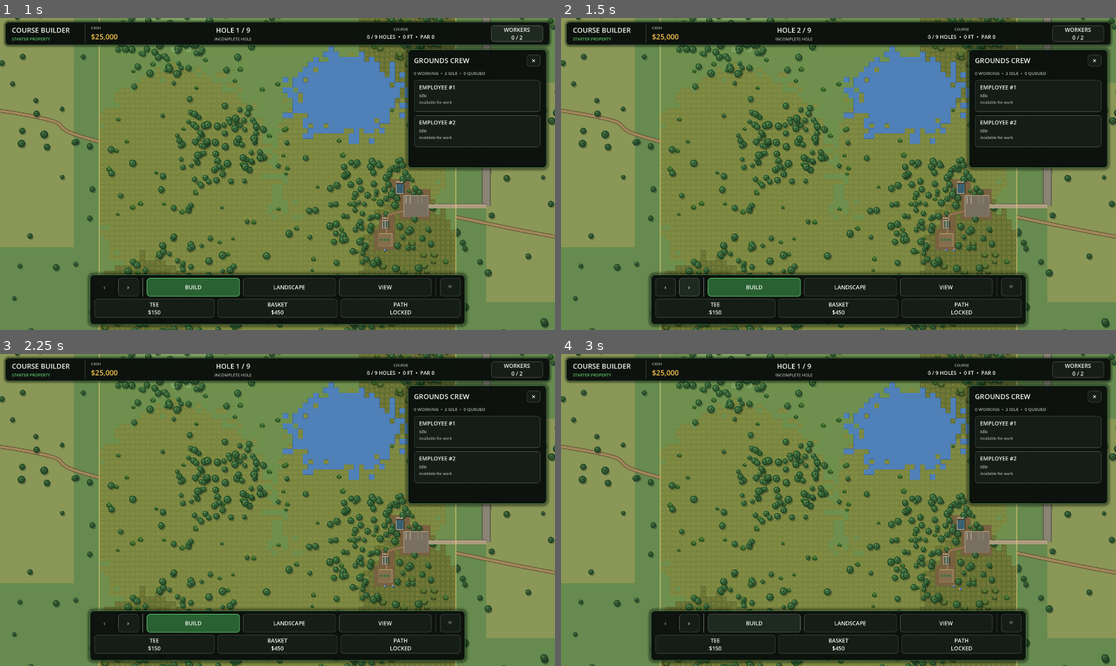
Above: before the commit, frames 1-4 (two rows, left to right).
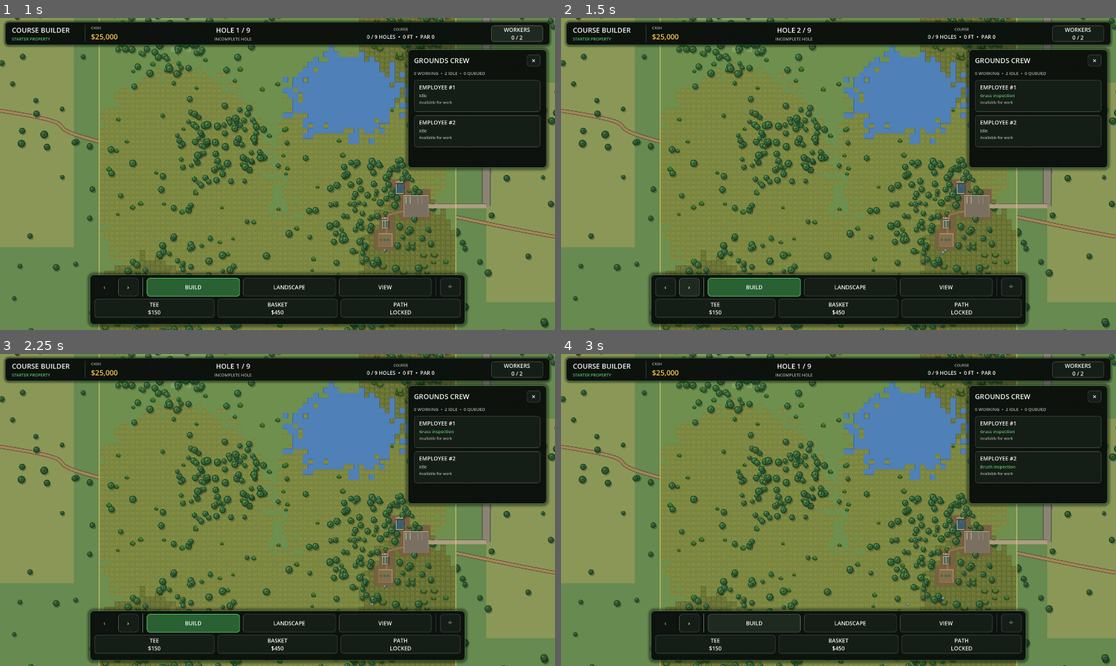
Above: after the commit, the same moments.

Repository: jmessierdg/disc-golf-empire
Game: Godot game, scene res://Main.tscn
Two runs of this game, one before a commit and one after it. Both use one fixed random seed, a clock stepped at 60 frames per second and the inputs below.
Inputs:
- Up to frame 1 (1 s): click "WORKERS 0 / 2" at 0.5 s
- Up to frame 2 (1.5 s): click "›" at 1.25 s
- Up to frame 3 (2.25 s): click "‹" at 2 s
- Up to frame 4 (3 s): click "BUILD" at 2.75 s

Frame 1 is identical in both runs. In frame 2, less than 0.1% of the frame differs, in the area x 68-82%, y 24-76%; in frame 3, less than 0.1%; in frame 4, 0.1%, in the area x 62-82%, y 24-81%.

Commit message:
Update job_manager.gd

Diff:
--- a/job_manager.gd
+++ b/job_manager.gd
@@ -154,6 +154,11 @@
 		"position": get_maintenance_local_position(),
 		"wander_wait": float(next_worker_id) * 1.2,
 		"wander_destination": get_maintenance_local_position(),
+		"inspection_type": "",
+		"inspection_target": Vector2.ZERO,
+		"observation": "",
+		"observation_cell": Vector2i(-1, -1),
+		"observation_cooldown": 0.0,
 		"movement_path": [],
 		"movement_index": 0,
 
@@ -200,6 +205,7 @@
 
 		var phase: String = str(worker.get("state", WORKER_IDLE))
 		if phase == WORKER_IDLE:
+			worker["observation_cooldown"] = maxf(0.0, float(worker.get("observation_cooldown", 0.0)) - delta)
 			process_idle_wander(worker, delta)
 			continue
 		if phase == WORKER_RETURNING:
@@ -493,22 +499,107 @@
 
 
 func process_idle_wander(worker: Dictionary, delta: float) -> void:
+	# Workers inspect meaningful locations throughout the owned property.
+	# Inspections are informational: never create a job or modify terrain.
 	var waiting: float = float(worker.get("wander_wait", 0.0))
 	if waiting > 0.0:
 		worker["wander_wait"] = maxf(0.0, waiting - delta)
 		return
 	if worker.get("movement_path", []).is_empty():
-		var home: Vector2 = get_maintenance_local_position()
-		var rng: RandomNumberGenerator = RandomNumberGenerator.new()
-		rng.seed = int(worker["id"]) * 971 + int(Time.get_ticks_msec() / 5000)
-		var target: Vector2 = home + Vector2(rng.randf_range(-70.0, 70.0), rng.randf_range(-70.0, 70.0))
-		if not set_worker_route(worker, target):
-			worker["wander_wait"] = 3.0
-			return
+		if not choose_inspection_destination(worker):
+			worker["wander_wait"] = 4.0
+		return
 	if follow_worker_route(worker, delta):
 		worker["movement_path"] = []
 		worker["movement_index"] = 0
-		worker["wander_wait"] = 2.5 + float(worker["id"]) * 0.7
+		complete_worker_inspection(worker)
+		worker["wander_wait"] = 5.0 + float(worker["id"]) * 1.3
+
+
+func choose_inspection_destination(worker: Dictionary) -> bool:
+	if property_manager == null:
+		return false
+	var rng := RandomNumberGenerator.new()
+	rng.seed = int(worker["id"]) * 104729 + int(Time.get_ticks_msec() / 11000)
+	var choices: Array = []
+	# The sampled destinations cover the entire property, but favor
+	# places where vegetation or mowing may actually need attention.
+	for i in range(16):
+		var cell := Vector2i(rng.randi_range(2, property_manager.PROPERTY_GRID_WIDTH - 3), rng.randi_range(2, property_manager.PROPERTY_GRID_HEIGHT - 3))
+		var terrain_type: int = int(property_manager.terrain[cell.y][cell.x])
+		if terrain_type == property_manager.WATER:
+			continue
+		var kind := "Property patrol"
+		var weight := 1
+		if terrain_type == property_manager.TALL_GRASS or terrain_type == property_manager.ROUGH:
+			kind = "Grass inspection"
+			weight = 4
+		elif terrain_type == property_manager.WILD_GRASS:
+			kind = "Brush inspection"
+			weight = 4
+		else:
+			for tree_pos in property_manager.trees:
+				if tree_pos.distance_squared_to(property_manager.cell_to_world_center(cell)) < 110.0 * 110.0:
+					kind = "Woodland inspection"
+					weight = 3
+					break
+		choices.append({"cell": cell, "kind": kind, "weight": weight})
+	# Occasionally visit the facilities between inspections.
+	if rng.randf() < 0.18:
+		var home: Vector2 = get_maintenance_local_position()
+		if set_worker_route(worker, home):
+			worker["inspection_type"] = "Facility check"
+			worker["inspection_target"] = home
+			return true
+	choices.sort_custom(func(a: Dictionary, b: Dictionary) -> bool: return int(a["weight"]) > int(b["weight"]))
+	for choice in choices:
+		var destination: Vector2 = property_manager.cell_to_world_center(choice["cell"])
+		if set_worker_route(worker, destination):
+			worker["inspection_type"] = str(choice["kind"])
+			worker["inspection_target"] = destination
+			return true
+	return false
+
+
+func complete_worker_inspection(worker: Dictionary) -> void:
+	if property_manager == null or float(worker.get("observation_cooldown", 0.0)) > 0.0:
+		return
+	var kind: String = str(worker.get("inspection_type", ""))
+	var destination: Vector2 = worker.get("inspection_target", Vector2.ZERO)
+	var cell: Vector2i = property_manager.world_to_cell(destination)
+	if not property_manager.is_valid_cell(cell.x, cell.y):
+		return
+	var terrain_type: int = int(property_manager.terrain[cell.y][cell.x])
+	var note := ""
+	if kind == "Grass inspection" and (terrain_type == property_manager.TALL_GRASS or terrain_type == property_manager.ROUGH):
+		note = "Tall grass spotted near grid (%d, %d). Consider scheduling mowing." % [cell.x + 1, cell.y + 1]
+	elif kind == "Brush inspection" and terrain_type == property_manager.WILD_GRASS:
+		note = "Dense brush spotted near grid (%d, %d). Consider brush cutting." % [cell.x + 1, cell.y + 1]
+	elif kind == "Woodland inspection":
+		var nearby_trees := 0
+		for tree_pos in property_manager.trees:
+			if tree_pos.distance_squared_to(destination) < 110.0 * 110.0:
+				nearby_trees += 1
+		if nearby_trees >= 3:
+			note = "Dense tree cover near grid (%d, %d). Consider reviewing accessibility." % [cell.x + 1, cell.y + 1]
+	if note.is_empty():
+		return
+	if str(worker.get("observation", "")) == note:
+		return
+	worker["observation"] = note
+	worker["observation_cell"] = cell
+	worker["observation_cooldown"] = 75.0
+	workers_changed.emit()
+
+
+func get_worker_observations() -> Array:
+	var reports: Array = []
+	for worker_value in workers:
+		var worker: Dictionary = worker_value
+		var note: String = str(worker.get("observation", ""))
+		if not note.is_empty():
+			reports.append({"worker_id": int(worker["id"]), "text": note, "cell": worker.get("observation_cell", Vector2i(-1, -1))})
+	return reports
 
 
 # ==================================================
@@ -3096,8 +3187,8 @@
 			"state",
 			WORKER_IDLE
 		) == WORKER_IDLE:
-
-			return "Idle"
+			var inspection: String = str(worker.get("inspection_type", ""))
+			return inspection if not inspection.is_empty() else "Idle"
 
 		var phase: String = str(worker.get("state", WORKER_IDLE))
 		if phase == WORKER_FETCHING:
